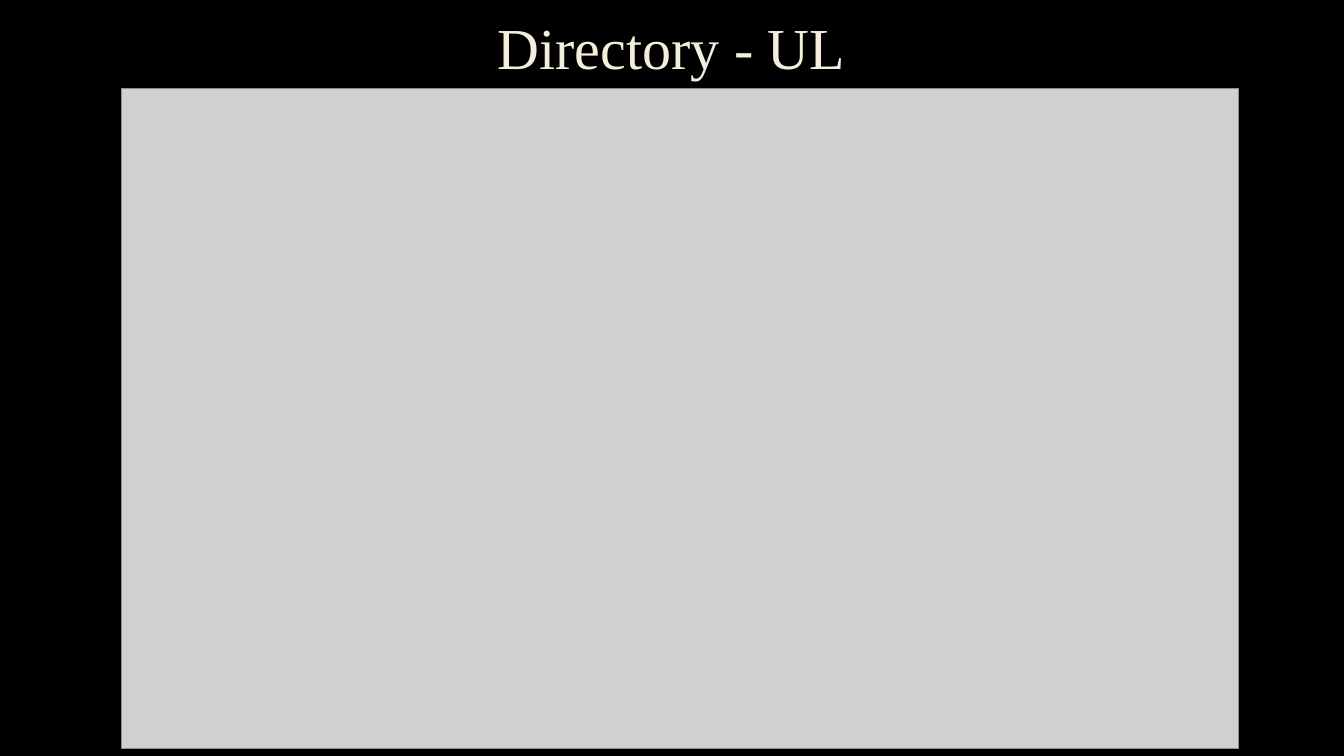
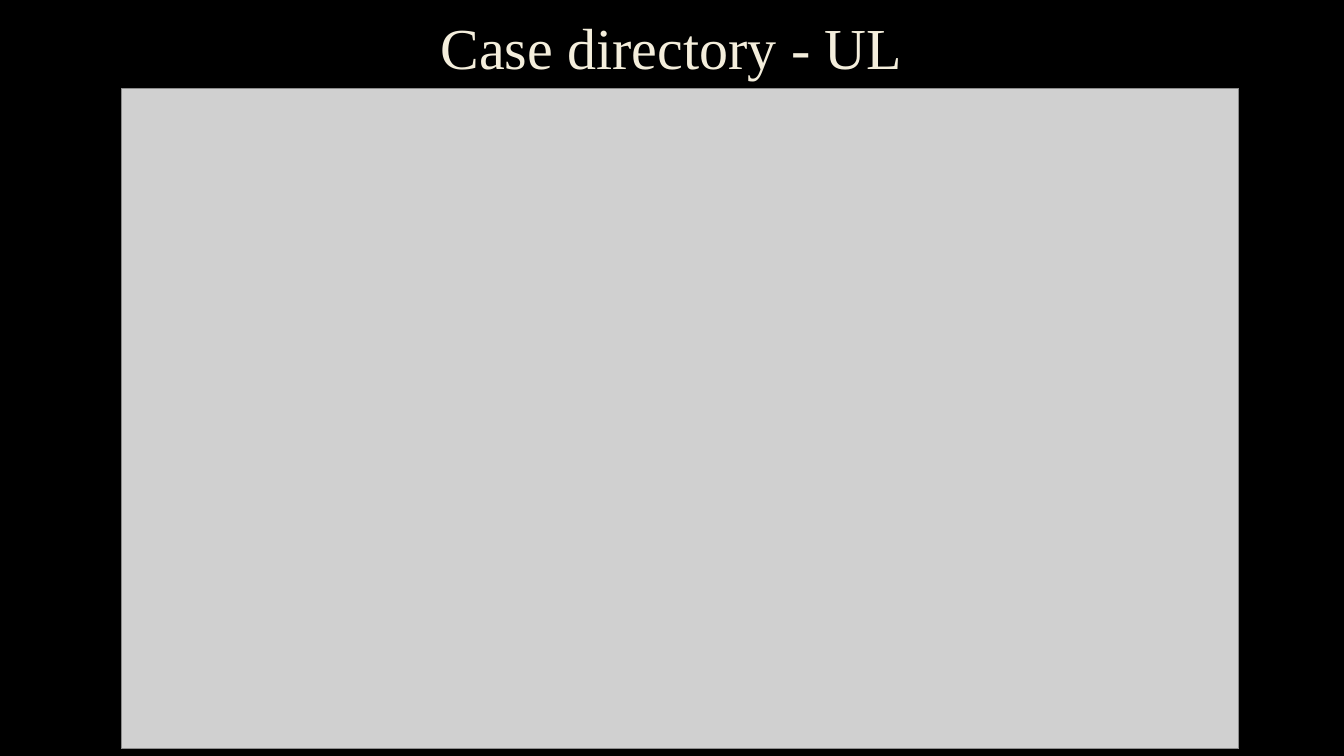
Before and after one commit to ymcqhot/5gSmallCellResearchAlg_L1_trial, a slide deck: slide 7 of Doc/5gSmallCellResearchAlg_L1.pptx. Drawn at 1344x756 pixels with LibreOffice and Linux fonts; fonts in the diff are those of the drawing; grey boxes stand for pictures; background and template pictures are left out. Boxes give left, top, right and bottom in pixels: in the first picture for what was removed or moved away, otherwise in the second. Text is boxed around its words. In the diff, an @@ line names an element or a change of style, - is before the commit and + after.

```diff
--- a/Doc/5gSmallCellResearchAlg_L1.pptx
+++ b/Doc/5gSmallCellResearchAlg_L1.pptx
@@ title at (440,28,902,80): text changed @@
-Directory - UL
+Case directory - UL
```
Also in this commit, not shown: 1 other slide changed, 5 other files.
